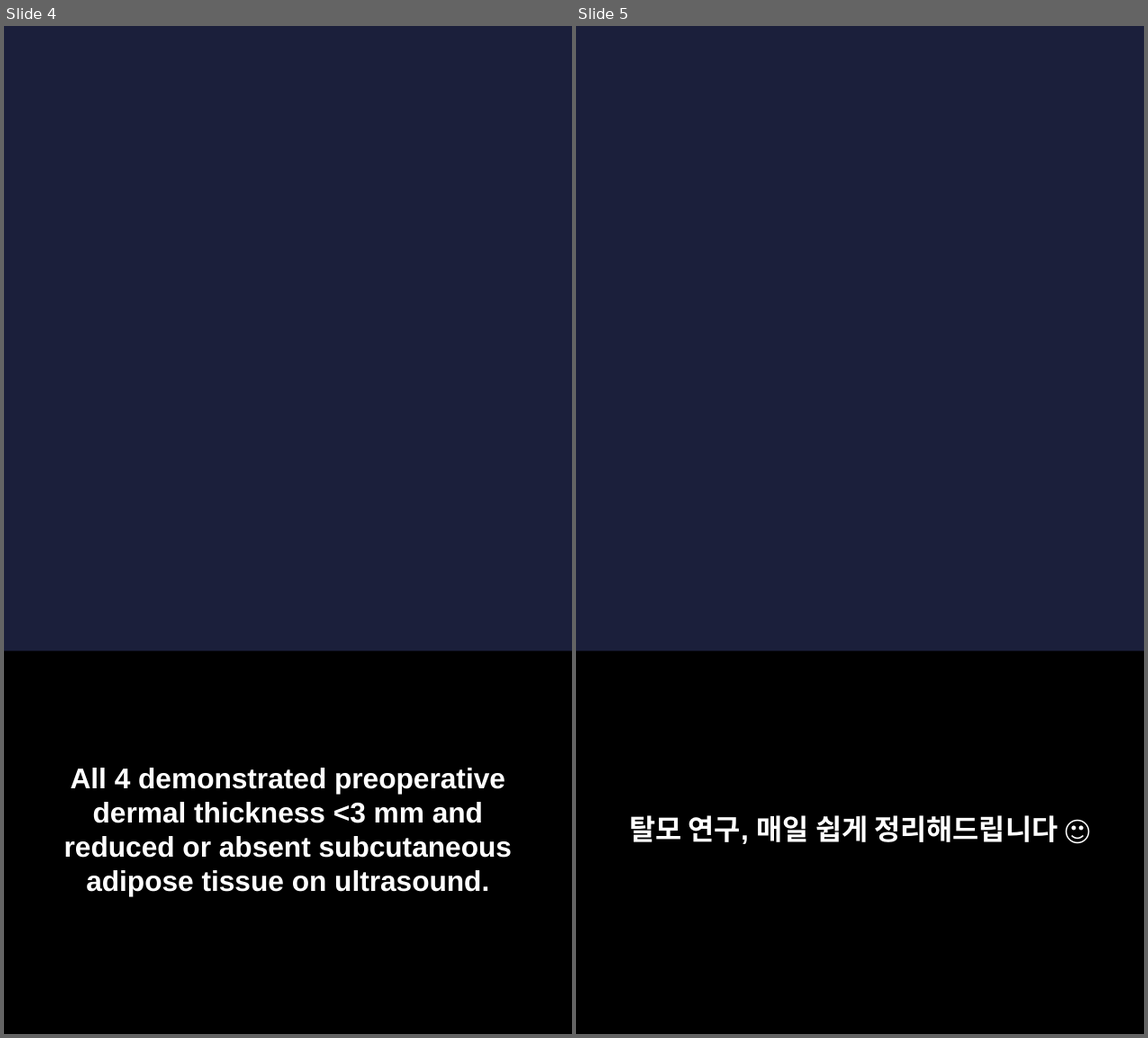
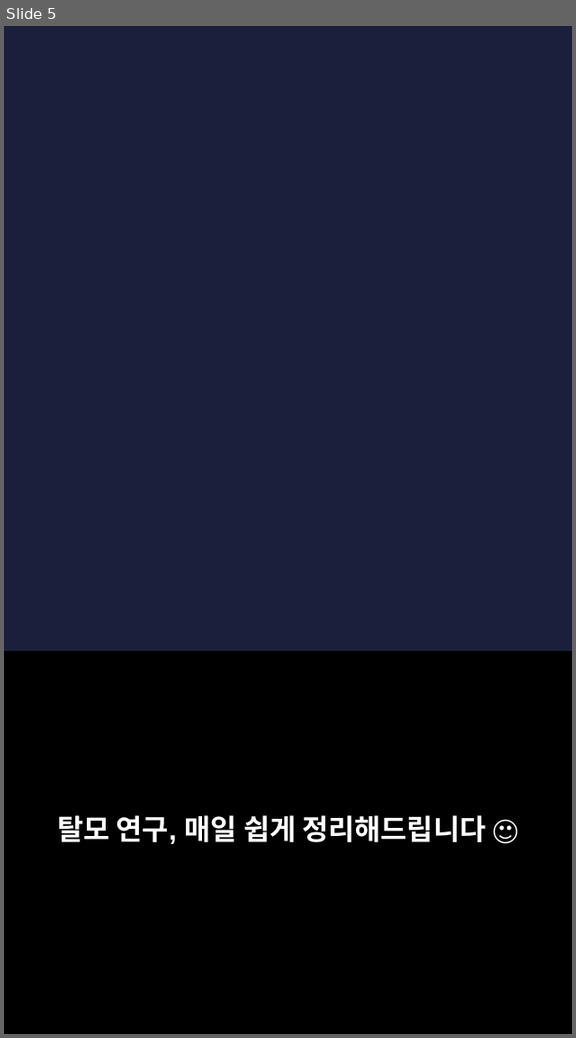
Before and after one commit to hyokang2010-BJ-ANTH/product-builder-test, a slide deck: pwa/data/latest/slides.pptx. Shown side by side, each under a label of ours: slides 4 and 5 before the commit, slide 5 after it. The pictures are 1148x1038 and 576x1038 pixels, drawn with LibreOffice and Linux fonts; fonts in the diff are those of the drawing; background and template pictures are left out. Boxes give left, top, right and bottom in pixels: in the first picture for what was removed or moved away, otherwise in the second. Text is boxed around its words. In the diff, an @@ line names an element or a change of style, - is before the commit and + after.

```diff
--- a/pwa/data/latest/slides.pptx
+++ b/pwa/data/latest/slides.pptx
@@ slide 4 removed at (4, 26, 572, 1034), background picture (left out) @@
@@ rectangle removed at (4, 652, 572, 1034) @@
@@ text removed at (64, 768, 512, 896) @@
-All 4 demonstrated preoperative dermal thickness <3 mm and reduced or absent subcutaneous adipose tissue on ultrasound.
```
Also in this commit, not shown: 4 slides changed, 2 slides added, 1 other slide removed, 26 other files.
